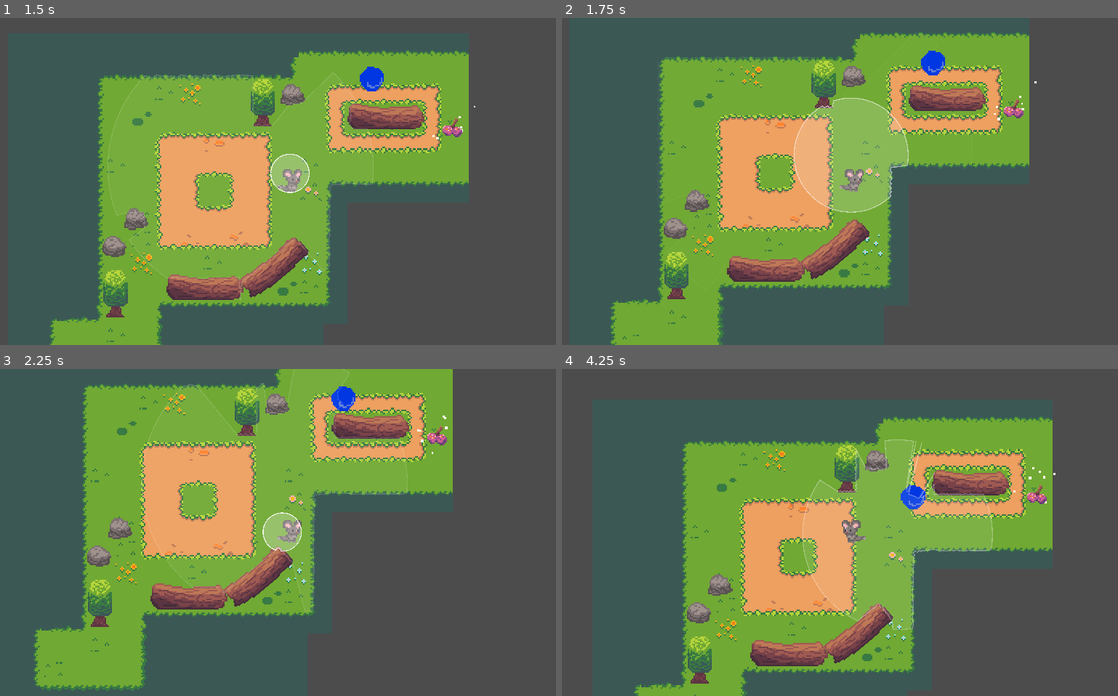
Above: before the commit, frames 1-4 (two rows, left to right).
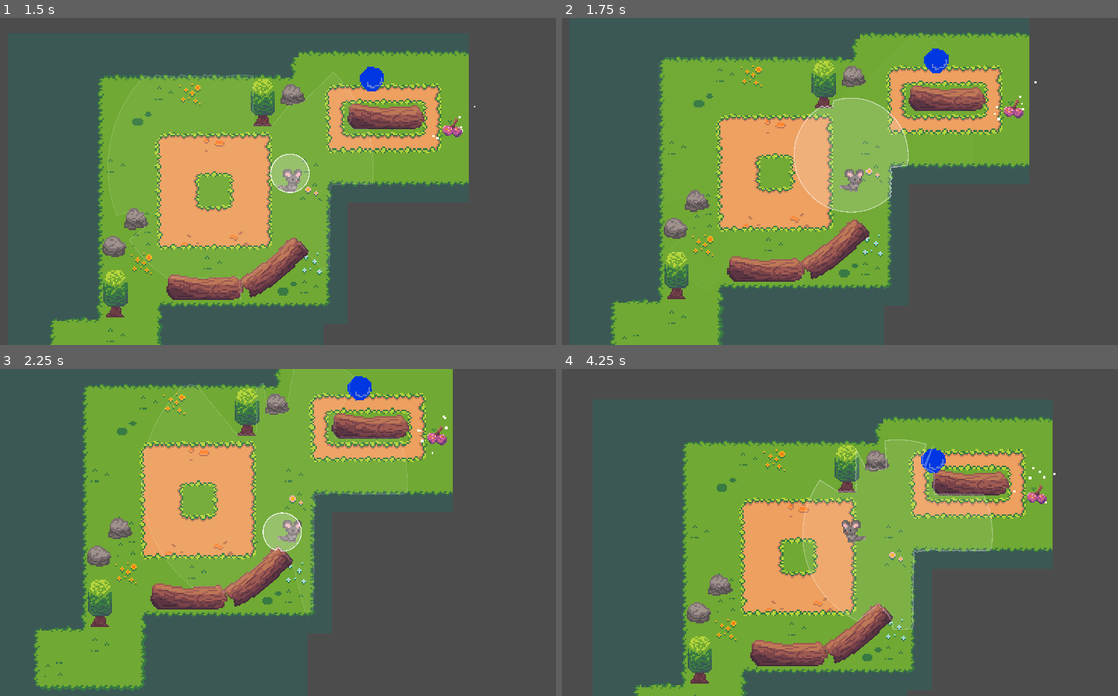
Above: after the commit, the same moments.

Repository: AragornOfKebroyd/Chapa
Game: Godot game, scene res://main.tscn
Same seed, same stepped clock (60 frames per second), same inputs: the game is played once before the commit and once after it.
Inputs:
- Up to frame 1 (1.5 s): tap Enter (ui_accept) at 0.5, 0.77 s; hold D (move_right) 0.53-1.28 s; tap E (squeak) at 0.6, 1.35 s; hold S (move_down) from 1.28 s (still down)
- Up to frame 2 (1.75 s): keep holding S (move_down); tap Enter (ui_accept) at 1.52 s
- Up to frame 3 (2.25 s): release S (move_down) at 2.03 s; hold D (move_right) from 2.03 s (still down); tap E (squeak) at 2.1 s
- Up to frame 4 (4.25 s): release D (move_right) at 2.78 s; hold W (move_up) 2.78-3.53 s; tap E (squeak) at 2.85, 3.6 s; tap Enter (ui_accept) at 3.02, 3.77 s; hold A (move_left) from 3.53 s (still down)

Frame 1 is identical in both runs. In frame 2, 0.1% of the frame differs, in the area x 64-70%, y 9-18%; in frame 3, 0.5%; in frame 4, 0.6%, in the area x 60-70%, y 22-43%.

Commit message:
doobi doobi daba daba much random

Diff:
--- a/scripts/badger.gd
+++ b/scripts/badger.gd
@@ -2,10 +2,13 @@
 
 
 var speed = 100
+var follow_speed_increase = 1.4
 var state : String = "patrol"
 var target_position : Vector2
 var start_position : Vector2
 var targeting = false
+var random_numbers = range(1, 500) # Generates [1, 2, ..., n]
+
 
 @export_enum("linear", "loop") var patrol_type = "linear"
 @export var player : CharacterBody2D
@@ -19,18 +22,27 @@
 	nav_agent.path_desired_distance = 4.0
 	event_bus.badger_detected.connect(_on_object_detected_badger)
 
+func random_pause():
+	return (random_numbers[randi() % random_numbers.size()] == 1)
+
+func wait(seconds: float) -> void:
+	set_physics_process(false)
+	get_tree().create_timer(seconds).timeout.connect(func(): set_physics_process(true))
+
 # badger follows predefined path
 func patrol(delta):
 	if patrol_type == "loop":
+		if random_pause():
+			wait(1.0)
 		pathfollow.progress += speed * delta
 
-# badger investigates sound
-# then moves back to loop start
+# Badger goes to squeak origin
 func target(delta):
+	# Moves back to loop when finished
 	if nav_agent.is_navigation_finished():
 		nav_agent.target_position = start_position
 		state = "return"
-		get_tree().create_timer(1.0).timeout.connect(func(): true)
+		wait(2.0) # "Investigates" sound
 
 	var next_point = nav_agent.get_next_path_position()
 	var direction = (next_point - global_position).normalized()
@@ -38,13 +50,12 @@
 	velocity = direction * speed
 	move_and_slide()
 
-# badger follows player
-# then moves back to loop start
+# Badger follows player
 func follow(delta):
 	var next_point = nav_agent.get_next_path_position()
 	var direction = (next_point - global_position).normalized()
 
-	velocity = direction * speed
+	velocity = direction * speed * follow_speed_increase # badger moves slightly quicker when following
 
 	move_and_slide()
 
@@ -72,19 +83,24 @@
 		nav_agent.target_position = player.global_position
 		follow(delta)
 
+
+
 func _on_object_detected_badger(sound_position):
 	#start_position = global_position
 	target_position = sound_position
 	nav_agent.target_position = target_position
 	state = "target"
+	wait(1.0)
 
+# Badger starts following player
 func _on_view_body_entered(body: Node2D) -> void:
 	if body.is_in_group("Player"):
 		state = "follow"
 
-
+# Badger returns to loop
 func _on_view_body_exited(body: Node2D) -> void:
 	print(start_position)
 	if body.is_in_group("Player"):
 		nav_agent.target_position = start_position
 		state = "return"
+		wait(1.0)
